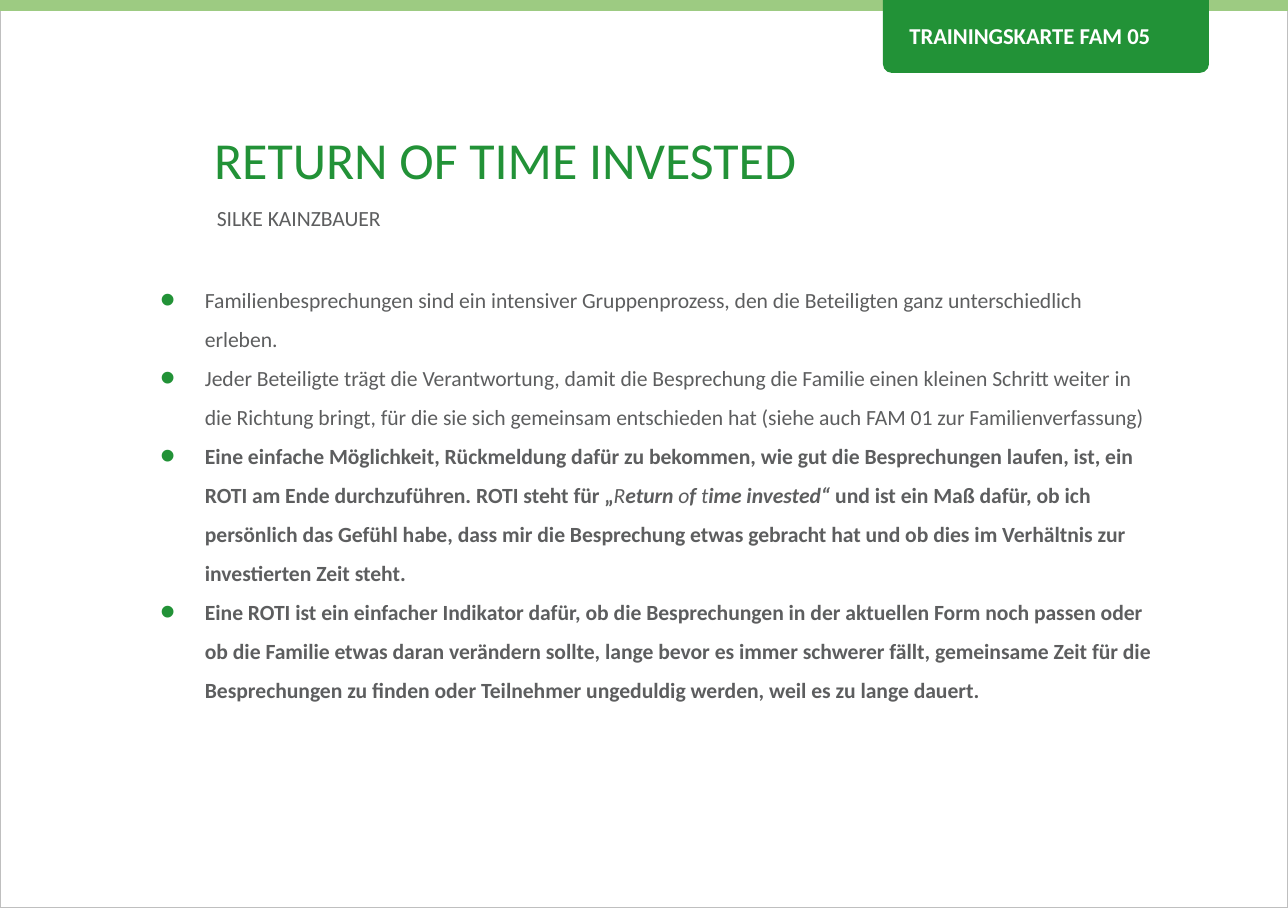
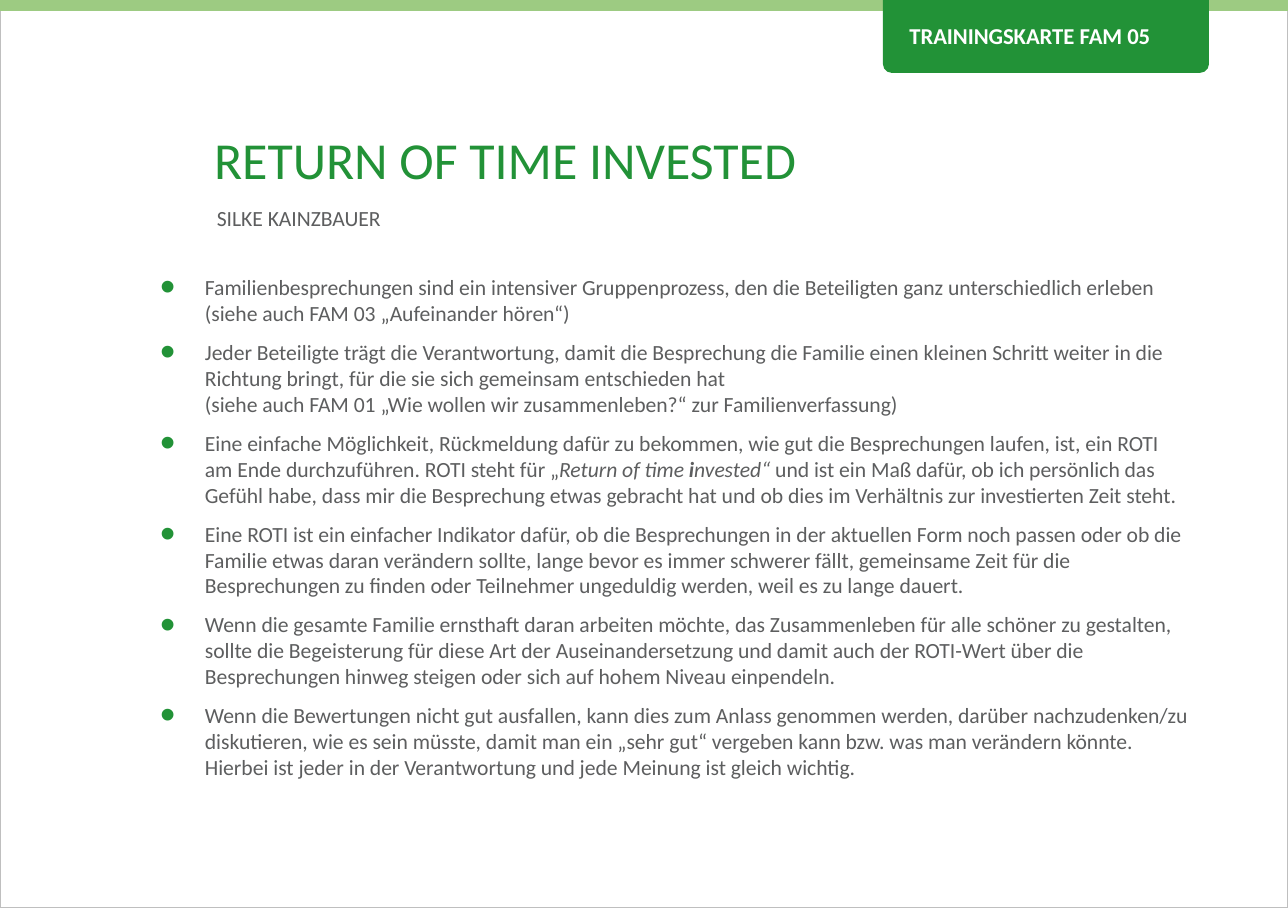
Before and after one commit to Teamtool/training-materials, a slide deck: slide 1 of emotional erwachsen/Family (FAM)/ger/apprentice/ger_FAM_05_ROTI_EE_A.pptx. Drawn at 1288x908 pixels with LibreOffice and Linux fonts; fonts in the diff are those of the drawing; background and template pictures are left out. Boxes give left, top, right and bottom in pixels: in the first picture for what was removed or moved away, otherwise in the second. Text is boxed around its words. In the diff, an @@ line names an element or a change of style, - is before the commit and + after.

```diff
--- a/emotional erwachsen/Family (FAM)/ger/apprentice/ger_FAM_05_ROTI_EE_A.pptx
+++ b/emotional erwachsen/Family (FAM)/ger/apprentice/ger_FAM_05_ROTI_EE_A.pptx
@@ text at [205,280,1163,416]: text changed @@
-• Familienbesprechungen sind ein intensiver Gruppenprozess, den die Beteiligten ganz unterschiedlich erleben.
-• Jeder Beteiligte trägt die Verantwortung, damit die Besprechung die Familie einen kleinen Schritt weiter in die Richtung bringt, für die sie sich gemeinsam entschieden hat (siehe auch FAM 01 zur Familienverfassung)
+• Familienbesprechungen sind ein intensiver Gruppenprozess, den die Beteiligten ganz unterschiedlich erleben (siehe auch FAM 03 „Aufeinander hören“)
+• Jeder Beteiligte trägt die Verantwortung, damit die Besprechung die Familie einen kleinen Schritt weiter in die Richtung bringt, für die sie sich gemeinsam entschieden hat
+  (siehe auch FAM 01 „Wie wollen wir zusammenleben?“ zur Familienverfassung)
@@ text at [205,436,1181,597]: bold off in "Eine einfache Möglichkeit, Rückmeldung dafür zu bekommen, ...", "Eine ROTI ist ein einfacher Indikator dafür, ..."; line spacing 1.5 to 12pt; more space between paragraphs @@
@@ text at [205,617,1187,779]: paragraphs added @@
+• Wenn die gesamte Familie ernsthaft daran arbeiten möchte, das Zusammenleben für alle schöner zu gestalten, sollte die Begeisterung für diese Art der Auseinandersetzung und damit auch der ROTI-Wert über die Besprechungen hinweg steigen oder sich auf hohem Niveau einpendeln.
+• Wenn die Bewertungen nicht gut ausfallen, kann dies zum Anlass genommen werden, darüber nachzudenken/zu diskutieren, wie es sein müsste, damit man ein „sehr gut“ vergeben kann bzw. was man verändern könnte. Hierbei ist jeder in der Verantwortung und jede Meinung ist gleich wichtig.
```
Also in this commit, not shown: 1 other slide changed, 1 other file.
